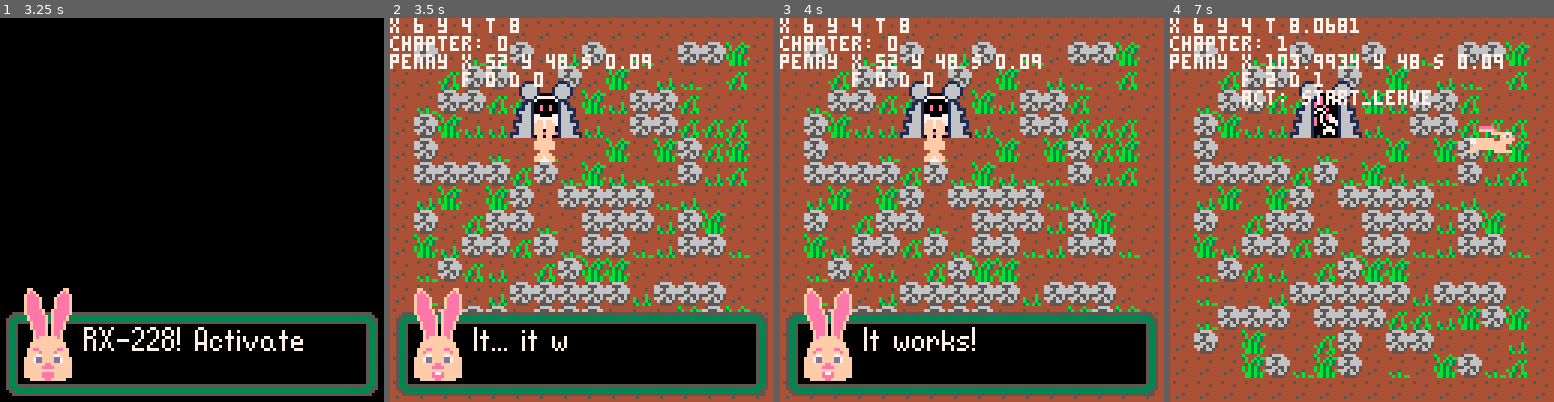
Above: before the commit, frames 1-4 (left to right).
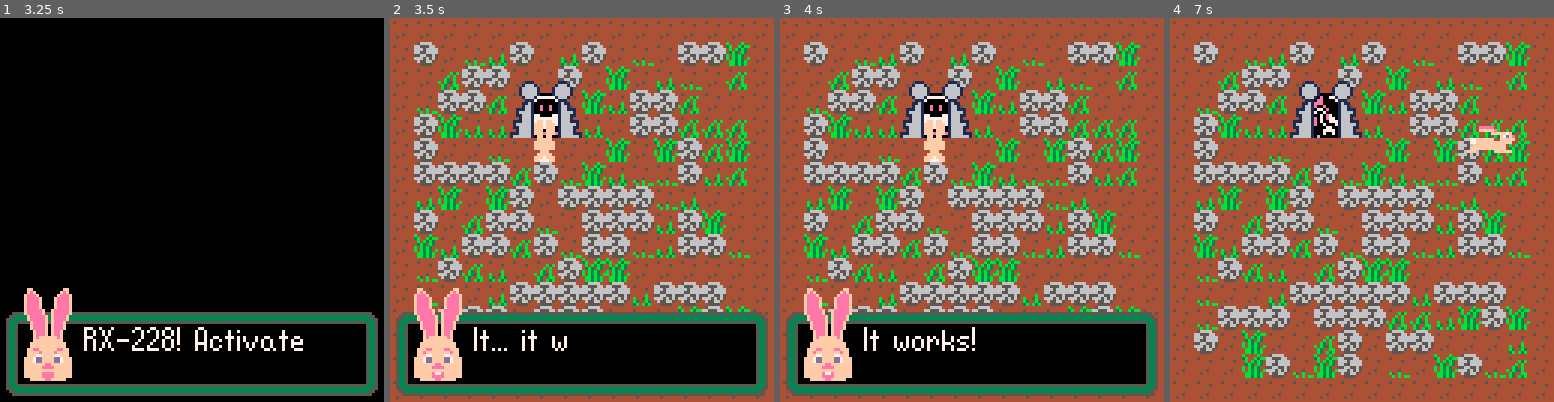
Above: after the commit, the same moments.

Repository: DeCarabas/pico_carts
Game: PICO-8 cartridge robo.p8
Two runs of this game, one before a commit and one after it. Both use one fixed random seed, a clock stepped at 60 frames per second and the inputs below.
Inputs:
- Up to frame 1 (3.25 s): tap X (X key) at 0.33, 1.07, 1.85, 2.97 s; tap O (Z key) at 0.7, 1.7, 2.1, 2.5, 2.9 s; hold Right 1.6-2.1 s; hold Up 2.15-2.42 s; hold Right 2.47-3.03 s; hold Left from 3.08 s (still down)
- Up to frame 2 (3.5 s): keep holding Left; tap O (Z key) at 3.3 s
- Up to frame 3 (4 s): release Left at 3.58 s; hold Down 3.63-3.97 s; tap O (Z key) at 3.7 s
- Up to frame 4 (7 s): hold Right 4.02-4.68 s; tap X (X key) at 4.08, 5.2, 6.32 s; tap O (Z key) every 0.4 s from 4.1 to 6.9 s; hold Up 4.73-5.03 s; hold Left 5.08-5.68 s; hold Down 5.73-6.03 s; hold Right 6.08-6.58 s; hold Right from 6.63 s (still down)

Frame 1 is identical in both runs. In frame 2, 2.1% of the frame differs, in the area x 0-68%, y 0-38%; in frame 3, 2.1%; in frame 4, 3.4%, in the area x 0-87%, y 0-38%.

Commit message:
Save game rework

Diff:
--- a/robo.p8
+++ b/robo.p8
@@ -63,12 +63,6 @@
 --
 -- :todo: zelda rock sprites
 -- :todo: energy fn
--- :todo: save data 4b item
---        4b qual. reduce game
---        to single screen. save
---        advances to 6a next
---        day for simplicity.
---
 -- :todo: tweak power usage
 
 -- the map is divided into 4
@@ -114,36 +108,156 @@
    place_rand(20,145) --grass
    place_rand(20,146) --grass
    place_rand(20,147) --grass
-   place_rand(70,65)  --rock
+   place_rand(70,160) --rock
 
    -- clear off base
    for y=base_y-1,base_y+1 do
       for x=base_x-1,base_x+1 do
-         if mget(x+32,y)==65 then
-            mset(x+32,y,0)
-         end
-      end
-   end
-end
+         mset(x+32,y,0)
+      end
+   end
+end
+
+stream={}
+function stream:new(address, limit)
+   e={buffer=0,bits=8,address=address,limit=limit}
+   return setmetatable(e,{__index=self})
+end
+function stream:poke(v)
+   if (v==nil) v=0
+   assert(v>=0 and v<256)
+   assert(self.limit > 0)
+   self.limit -= 1
+
+   poke(self.address, v)
+   self.address+=1
+end
+function stream:pack44(a,b)
+   assert(a>=0 and a<16) -- a must be 4bit
+   assert(b>=0 and b<16) -- b must be 4bit
+   assert(self.limit > 0)
+   self.limit -= 1
+
+   poke(self.address, a<<4|b)
+   self.address+=1
+end
+function stream:poke2(v)
+   assert(self.limit > 1)
+   self.limit -= 2
+
+   poke2(self.address, v)
+   self.address+=2
+end
+function stream:pack6(v)
+   local bits=self.bits
+   local buffer=self.buffer
+
+   assert(v>=0 and v<64) -- value must fit in 6 bits
+   local remaining = 6
+   while remaining > 0 do
+      local consume = min(bits, remaining)
+      buffer = buffer << consume | v >> (remaining - consume)
+      bits -= consume
+      if bits == 0 then
+         poke(self.address, buffer)
+         assert(self.limit > 0) self.limit -= 1
+         self.address+=1
+         bits = 8
+         buffer = 0
+      end
+      remaining -= consume
+      v &= ((1<<remaining)-1)
+   end
+
+   self.buffer=buffer
+   self.bits=bits
+end
+function stream:flush()
+   assert(self.bits==8 and self.buffer==0)
+end
+
+-- list all the sprite values that can be saved here.
+-- we store the index in this list (so it can fit in
+-- 5 bits!) rather than the raw sprite index itself.
+save_item_code={0, 160, 144, 145, 146, 147}
 
 function save_game()
    -- compare with new_game
-   local p=0x5e00
-   poke4(p,chapter)      p+=4--  4
-   poke4(p,base_x)       p+=4--  8
-   poke4(p,base_y)       p+=4-- 12
-   poke4(p,day)          p+=4-- 16
-   poke4(p,hour)         p+=4-- 20
-   poke4(p,px)           p+=4-- 24
-   poke4(p,py)           p+=4-- 28
-   poke4(p,tank_level)   p+=4-- 32
-   poke4(p,energy_level) p+=4-- 36
-
-   for y=1,14 do
-      for x=1,14 do
-         poke(p,mget(x+32,y)) p+=1
-      end
-   end
+   local w = stream:new(0x5e00,256)
+
+   -- pack in various things. the map coordinates can always
+   -- be packed into a single byte because they have a max
+   -- of 15.
+   w:pack44(base_x, base_y) -- 1
+
+   -- all these have more than 4 bits of value. (chapter
+   -- probably doesn't more than 4 but ... it's not worth
+   -- packing it up more)
+   w:poke(chapter)          -- 2
+   w:poke(day)              -- 3
+   w:poke(hour)             -- 4
+   w:poke(tank_level)       -- 5
+   w:poke(energy_level)     -- 6
+   w:poke(grabbed_item)     -- 7
+
+   -- now pack up the seeds. we can have 16 flower seeds,
+   -- and each uses two bytes, so we use 32 bytes here.
+   for fi=1,16 do
+      if fi<=#flower_seeds then
+         w:poke2(flower_seeds[fi].seed<<16)
+      else
+         w:poke2(0)
+      end
+   end                      -- 39
+
+   -- now pack up the items. each item gets 6 bits.
+   -- the high bits are the signal bits:
+   --
+   --   0b0xxxxx     a raw sprite index
+   --   0b10xxxx     a flower seed index
+   --   0b11xxxx     (tbd, but maybe a tree seed index)
+   --
+   -- 16*16*6/8 = 192 bytes
+   for y=0,15 do
+      for x=0,15 do
+         local written=false
+         local item = mget(x+32, y)
+         if item==148 then
+            -- placeholder for a flower.
+            -- first we need to find the flower...
+            for fi=1,#flowers do
+               local flower=flowers[fi]
+               if flower.x==x and flower.y==y then
+                  -- found the flower. now we need to find
+                  -- the seed index....
+                  for si=1,#flower_seeds do
+                     if flower.seed==flower_seeds[si] then
+                        -- set the high bit to indicate that
+                        -- this is a seed index (which is
+                        -- in [1-16] anyway.)
+                        w:pack6(0b100000 | si)
+                        written=true
+                        break
+                     end
+                  end
+                  break
+               end
+            end
+         else
+            for ii=1,#save_item_code do
+               if save_item_code[ii]==item then
+                  w:pack6(ii)
+                  written=true
+                  break
+               end
+            end
+         end
+         assert(written)
+      end
+   end
+   w:flush()                       -- 231
+
+   -- 25 bytes to spare! tree seeds maybe! :)
 end
 
 function load_game()
@@ -229,6 +343,8 @@
 
 function _init()
    poke(0x5f36,0x40) -- disable print scroll
+   cartdata("doty_robo_p8")
+
    load_font()
    init_fx()
 
@@ -356,9 +472,13 @@
       inc=hour_inc
    end
    hour+=inc
-   if hour>24 then
+   if hour>=24 then
       day+=1
       hour-=24
+
+      if day>=112 then
+         day-=112
+      end
 
       -- every night at midnight we
       -- dry everything out.
@@ -892,7 +1012,7 @@
       draw_meters()
    end
 
-   draw_debug()
+   -- draw_debug()
 end
 
 function _draw()
@@ -1105,6 +1225,7 @@
          mset(tx,ty,64) -- bare dirt
          mset(tx+32,ty,grabbed_item)
          remove_plant(tx,ty)
+         remove_flower(tx,ty)
          grabbed_item=nil
       end
    elseif fget(tgt,2) then
@@ -2112,21 +2233,21 @@
 cc53350000000000cc53350067650000998000000909099005777750057777500577755005777550057755500555555005666650445464540067777600000000
 cc53350000000000cc5335007650000098000000000000000055550000555500005555000055550000555500005555000055550045444444000666600c0c0c00
 000000000000000000000000b0000b00000000000000000000000000000000000000000000000000000000000000000000000000000000000000000000000000
-0000000000000000000000003b00b3bb000000000044440000000077000000000000000000000000000000000000000000000000000000000000000000000000
-00000000000000000000b0b00b0b3b30000000000049940000077007000000000000000000000000000000000000000000000000000000000000000000000000
-0000000000000000000b0b0003b30b30000000000cccccc077007070000000000000000000000000000000000000000000000000000000000000000000000000
-0000000000000b0000b30b00b0b3b300000000000cccccc007070077000000000000000000000000000000000000000000000000000000000000000000000000
-000000000b000b00b0b30b00b0b3b30b000330000cccccc070077000000000000000000000000000000000000000000000000000000000000000000000000000
-0b00b0000b300b300b300bb00bb3b3b0000330000400004077000000000000000000000000000000000000000000000000000000000000000000000000000000
+0000000000000000000000003b00b3bb000000000000000000000077000000000000000000000000000000000000000000000000000000000000000000000000
+00000000000000000000b0b00b0b3b30000000000000000000077007000000000000000000000000000000000000000000000000000000000000000000000000
+0000000000000000000b0b0003b30b30000000000000000077007070000000000000000000000000000000000000000000000000000000000000000000000000
+0000000000000b0000b30b00b0b3b300000000000000000007070077000000000000000000000000000000000000000000000000000000000000000000000000
+000000000b000b00b0b30b00b0b3b30b000330000000000070077000000000000000000000000000000000000000000000000000000000000000000000000000
+0b00b0000b300b300b300bb00bb3b3b0000330000000000077000000000000000000000000000000000000000000000000000000000000000000000000000000
 00b0b0bb03b0b3b00b30b3b00bb3b3b0000000000000000000000000000000000000000000000000000000000000000000000000000000000000000000000000
-000000000000000000000000ddd00000000000000000000000000000000000000000000000000000000000000000000000000000000000000000000000000000
-0000000000000000ddd00000dad0ddd0000000000000000000000000000000000000000000000000000000000000000000000000000000000000000000000000
-0000000000000000ddd00000ddd0dad0000000000000000000000000000000000000000000000000000000000000000000000000000000000000000000000000
-0000000000000000b3000000b300ddd0000000000000000000000000000000000000000000000000000000000000000000000000000000000000000000000000
-0000000003b0000003dd0dd00ddd0300000000000000000000000000000000000000000000000000000000000000000000000000000000000000000000000000
-030000000300000003dd0dd00dad03b0000000000000000000000000000000000000000000000000000000000000000000000000000000000000000000000000
-000000000030b3000030b3000dddb300000000000000000000000000000000000000000000000000000000000000000000000000000000000000000000000000
-00300300003003000030030000300300000000000000000000000000000000000000000000000000000000000000000000000000000000000000000000000000
+05666600000000000000000000000000000000000000000000000000000000000000000000000000000000000000000000000000000000000000000000000000
+66555660000000000000000000000000000000000000000000000000000000000000000000000000000000000000000000000000000000000000000000000000
+66656666000000000000000000000000000000000000000000000000000000000000000000000000000000000000000000000000000000000000000000000000
+66556666000000000000000000000000000000000000000000000000000000000000000000000000000000000000000000000000000000000000000000000000
+55665565000000000000000000000000000000000000000000000000000000000000000000000000000000000000000000000000000000000000000000000000
+66656565000000000000000000000000000000000000000000000000000000000000000000000000000000000000000000000000000000000000000000000000
+06556650000000000000000000000000000000000000000000000000000000000000000000000000000000000000000000000000000000000000000000000000
+00555500000000000000000000000000000000000000000000000000000000000000000000000000000000000000000000000000000000000000000000000000
 00000000000000000000000000000000000000000000000000000000000000000000000000000000000000000000000000000000000000000000000000000000
 06600060006600060066600060600660666000660066600660666066006060666066000066600600660000666060000600606066606600066006000000000000
 06060606006060606006000060606000600000606060006000600060606060600060600060006060606000600060006060606060006060600006000606000006
@@ -2168,7 +2289,7 @@
 00ffffffffffff0000fffffeefffff0000ffffffffffff0000fffffeefffff000000000000000000000000000000000000000000000000000000000000000000
 __gff__
 0800000000000000000000000000000000000000000000000000000000000000000000000000000000000000000000000000000000000000000000000000000008071828380000000000000000000000000000030000000000000000000000000000000300000000000000000000000000000203000000000000000000000000
-000000000000000000000000000000000a0a0a0a0a00000000000000000000000a0a0a0a0000000000000000000000000000000000000000000000000000000000000000000000000000000000000000000000000000000000000000000000000000000000000000000000000000000000000000000000000000000000000000
+000000000000000000000000000000000a0a0a0a0a0000000000000000000000070a0a0a0000000000000000000000000000000000000000000000000000000000000000000000000000000000000000000000000000000000000000000000000000000000000000000000000000000000000000000000000000000000000000
 __map__
 4040404040404040404040404040404000000000000000000000000000000000000000000000000000000000000000000000000000000000000000000000000000000000000000000000000000000000000000000000000000000000000000000000000000000000000000000000000000000000000000000000000000000000
 4040404040404040404040404040404000000000000000000000000000000000000000000000000000000000000000000000000000000000000000000000000000000000000000000000000000000000000000000000000000000000000000000000000000000000000000000000000000000000000000000000000000000000
